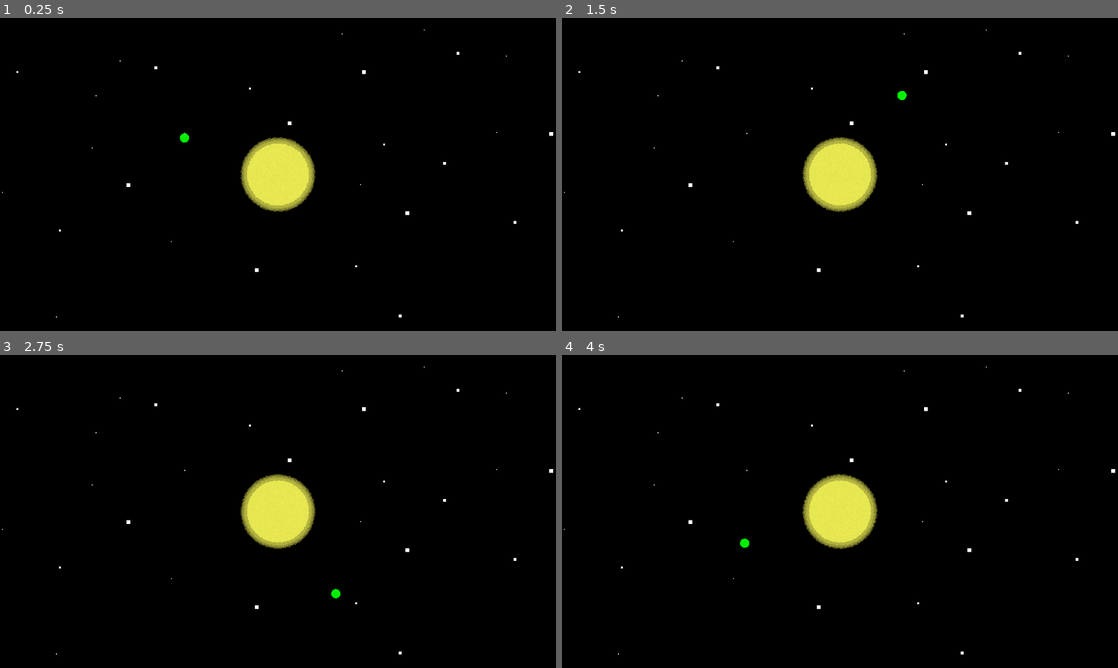
Above: before the commit, frames 1-4 (two rows, left to right).
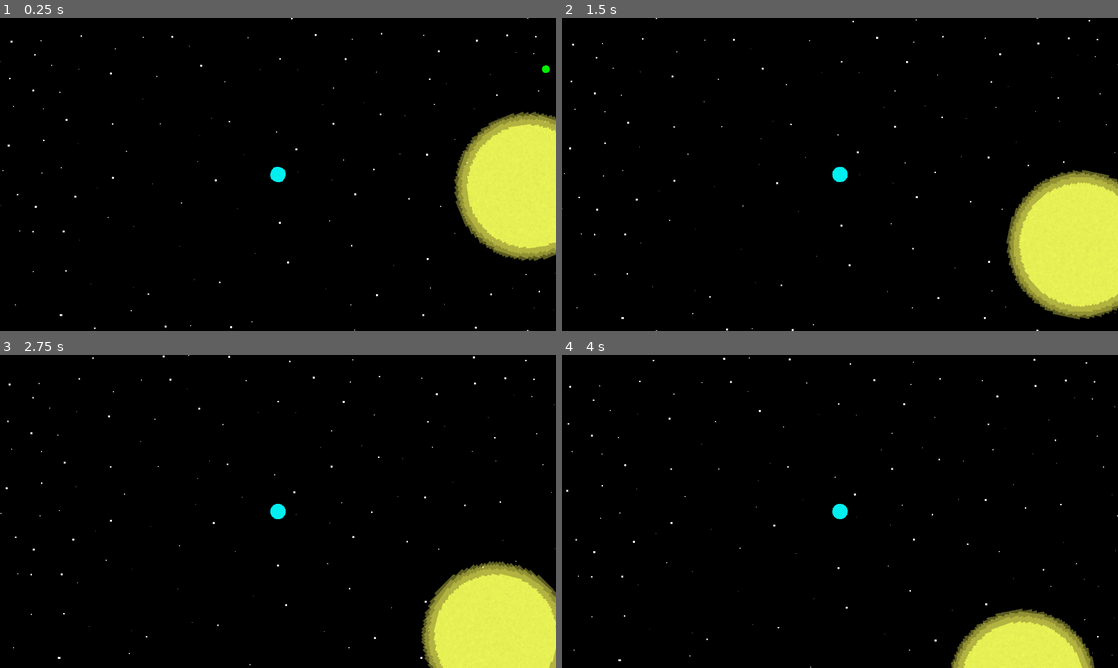
Above: after the commit, the same moments.

Repository: Birb-Games/gmtk-2025
Game: Godot game, scene res://scenes/main.tscn
Two runs of this game, one before a commit and one after it. Both use one fixed random seed, a clock stepped at 60 frames per second and the inputs below.
Inputs:
- Up to frame 1 (0.25 s): no input
- Up to frame 2 (1.5 s): no input
- Up to frame 3 (2.75 s): no input
- Up to frame 4 (4 s): no input

The runs differ from the first frame. In frame 1, 10% of the frame differs, in the area x 0-100%, y 0-100%; in frame 2, 11%; in frame 3, 10%; in frame 4, 6.5%.

Commit message:
added homeworld planet + some other small changes

Diff:
--- /dev/null
+++ b/scenes/homeworld.tscn
@@ -0,0 +1,14 @@
+[gd_scene load_steps=3 format=3 uid="uid://rl7rou56kuhg"]
+
+[ext_resource type="PackedScene" uid="uid://x5sp1y0y178q" path="res://scenes/space_object.tscn" id="1_1jbh8"]
+
+[sub_resource type="CircleShape2D" id="CircleShape2D_n7lcj"]
+radius = 17.0294
+
+[node name="Homeworld" instance=ExtResource("1_1jbh8")]
+modulate = Color(0, 1, 1, 1)
+
+[node name="CollisionShape2D" parent="." index="1"]
+shape = SubResource("CircleShape2D_n7lcj")
+
+[node name="Camera2D" type="Camera2D" parent="." index="2"]
--- a/scenes/main.tscn
+++ b/scenes/main.tscn
@@ -14,6 +14,3 @@
 texture = ExtResource("2_0wfyh")
 
 [node name="SolarSystem" parent="." instance=ExtResource("1_o5qli")]
-
-[node name="Camera2D" type="Camera2D" parent="."]
-zoom = Vector2(2, 2)
--- a/scenes/small_planet.tscn
+++ b/scenes/small_planet.tscn
@@ -3,14 +3,14 @@
 [ext_resource type="PackedScene" uid="uid://x5sp1y0y178q" path="res://scenes/space_object.tscn" id="1_jmpwg"]
 
 [sub_resource type="CircleShape2D" id="CircleShape2D_cktii"]
-radius = 5.09902
+radius = 8.0
 
 [node name="SmallPlanet" instance=ExtResource("1_jmpwg")]
 modulate = Color(0, 1, 0, 1)
 mass = 0.5
 
 [node name="Sprite2D" parent="." index="0"]
-scale = Vector2(0.3, 0.3)
+scale = Vector2(0.5, 0.5)
 
 [node name="CollisionShape2D" parent="." index="1"]
 shape = SubResource("CircleShape2D_cktii")
--- a/scenes/solar_system.tscn
+++ b/scenes/solar_system.tscn
@@ -1,14 +1,20 @@
-[gd_scene load_steps=4 format=3 uid="uid://bmuetoarvl05h"]
+[gd_scene load_steps=5 format=3 uid="uid://bmuetoarvl05h"]
 
 [ext_resource type="Script" uid="uid://dgei27gfgx0ky" path="res://scripts/solar_system.gd" id="1_tjb5t"]
 [ext_resource type="PackedScene" uid="uid://ccqmsegewmpg" path="res://scenes/star.tscn" id="1_u7djx"]
 [ext_resource type="PackedScene" uid="uid://cfnsaojiroi77" path="res://scenes/small_planet.tscn" id="2_228jm"]
+[ext_resource type="PackedScene" uid="uid://rl7rou56kuhg" path="res://scenes/homeworld.tscn" id="4_teypr"]
 
 [node name="SolarSystem" type="Node2D" node_paths=PackedStringArray("star")]
 script = ExtResource("1_tjb5t")
 star = NodePath("Star")
 
+[node name="Star" parent="." instance=ExtResource("1_u7djx")]
+modulate = Color(1, 1, 0.34902, 1)
+
 [node name="SmallPlanet" parent="." instance=ExtResource("2_228jm")]
-position = Vector2(-104, 0)
+position = Vector2(0, -245)
+mass = 4.0
 
-[node name="Star" parent="." instance=ExtResource("1_u7djx")]
+[node name="Homeworld" parent="." instance=ExtResource("4_teypr")]
+position = Vector2(-520, 0)
--- a/scenes/star.tscn
+++ b/scenes/star.tscn
@@ -5,35 +5,36 @@
 [ext_resource type="Script" uid="uid://20ha62frq61c" path="res://scripts/space_sprite.gd" id="3_ef0hr"]
 
 [sub_resource type="CircleShape2D" id="CircleShape2D_j6vao"]
-radius = 33.1361
+radius = 136.132
 
 [node name="Star" instance=ExtResource("1_j6vao")]
 is_static = true
-mass = 500.0
+mass = 1000.0
 
 [node name="Glow" type="Sprite2D" parent="." index="0"]
-modulate = Color(0.960784, 0.960784, 0.341176, 0.392157)
-scale = Vector2(1.09375, 1.09375)
+modulate = Color(0.960784, 0.960784, 1, 0.392157)
+scale = Vector2(4.34007, 4.34007)
 texture = ExtResource("2_ef0hr")
 script = ExtResource("3_ef0hr")
 rotation_speed = -0.785
 
 [node name="Glow2" type="Sprite2D" parent="." index="1"]
-modulate = Color(0.960784, 0.960784, 0.341176, 0.392157)
-scale = Vector2(1.19977, 1.19977)
+modulate = Color(0.960784, 0.960784, 1, 0.392157)
+scale = Vector2(4.76077, 4.76077)
 texture = ExtResource("2_ef0hr")
 script = ExtResource("3_ef0hr")
 rotation_speed = -0.785
 
 [node name="Glow3" type="Sprite2D" parent="." index="2"]
-modulate = Color(0.960784, 0.960784, 0.341176, 0.392157)
-scale = Vector2(1.15625, 1.15625)
+modulate = Color(0.960784, 0.960784, 1, 0.392157)
+scale = Vector2(4.58808, 4.58808)
 texture = ExtResource("2_ef0hr")
 script = ExtResource("3_ef0hr")
 rotation_speed = 0.785
 
 [node name="Sprite2D" parent="." index="3"]
-modulate = Color(0.960784, 0.960784, 0.341176, 1)
+modulate = Color(0.960784, 1, 1, 1)
+scale = Vector2(3.96807, 3.96807)
 texture = ExtResource("2_ef0hr")
 
 [node name="CollisionShape2D" parent="." index="4"]
